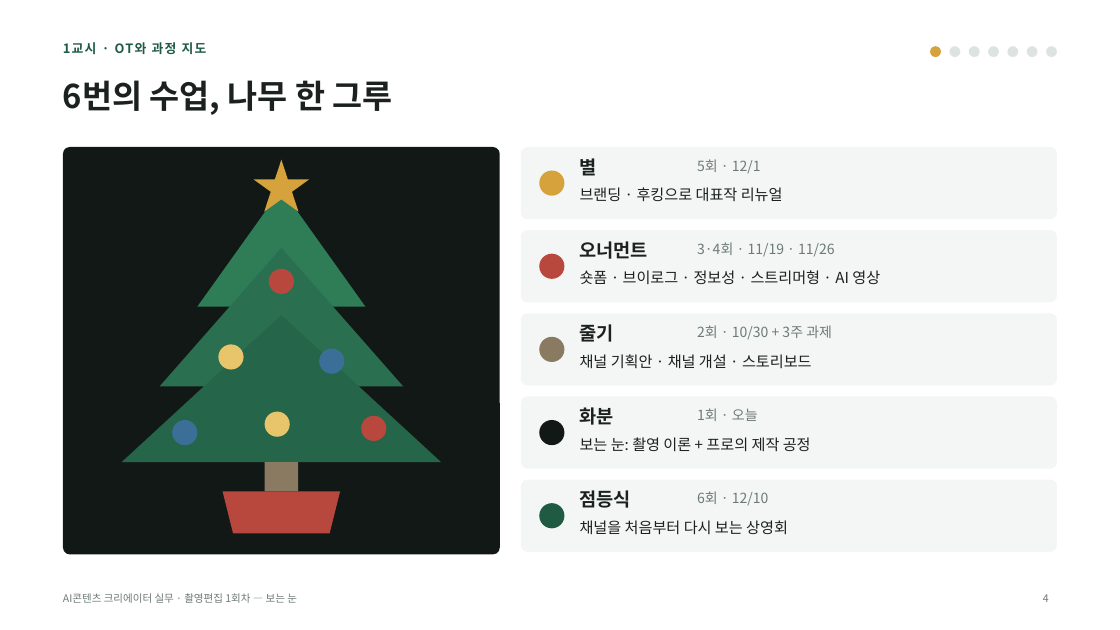
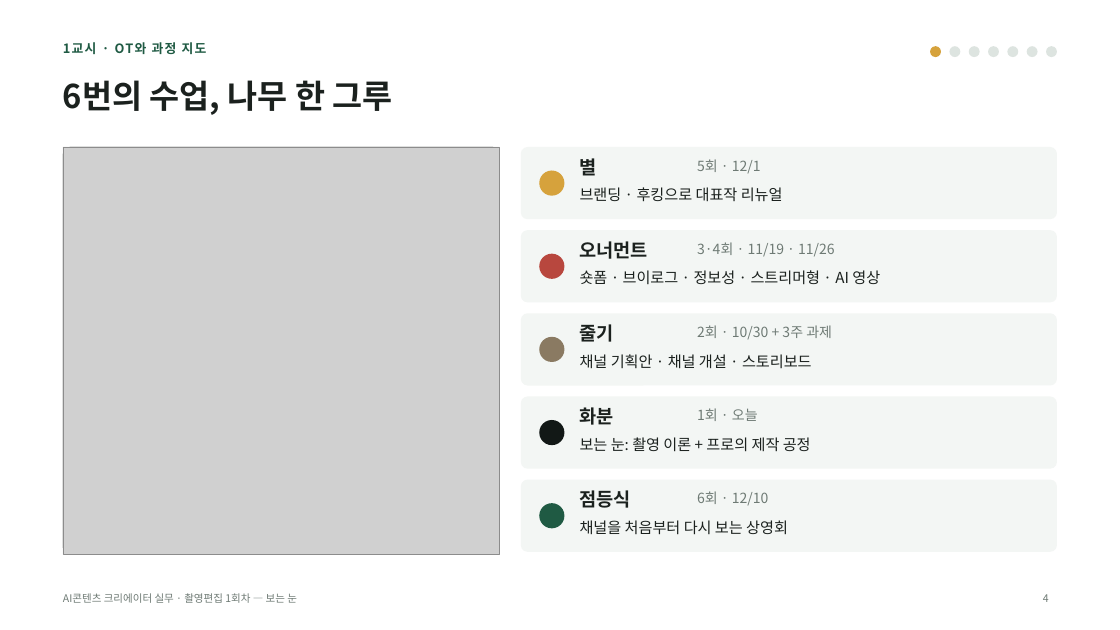
Before and after one commit to yujida/MARUBIT, a slide deck: slide 4 of lectures/01/1회차_보는눈_슬라이드.pptx. Drawn at 1120x630 pixels with LibreOffice and Linux fonts; fonts in the diff are those of the drawing; grey boxes stand for pictures. Boxes give left, top, right and bottom in pixels: in the first picture for what was removed or moved away, otherwise in the second. Text is boxed around its words. In the diff, an @@ line names an element or a change of style, - is before the commit and + after.

```diff
--- a/lectures/01/1회차_보는눈_슬라이드.pptx
+++ b/lectures/01/1회차_보는눈_슬라이드.pptx
@@ picture added at [63, 147, 500, 555] @@
@@ star removed at [254, 160, 309, 212] @@
@@ triangle removed at [197, 189, 365, 307] @@
@@ triangle removed at [160, 248, 403, 386] @@
@@ ellipse removed at [269, 269, 294, 294] @@
@@ triangle removed at [122, 315, 441, 462] @@
@@ ellipse removed at [218, 344, 244, 370] @@
@@ ellipse removed at [319, 349, 344, 374] @@
@@ ellipse removed at [265, 412, 290, 437] @@
@@ ellipse removed at [361, 416, 386, 441] @@
@@ ellipse removed at [172, 420, 197, 445] @@
@@ rectangle removed at [265, 462, 298, 492] @@
@@ trapezoid removed at [223, 492, 340, 534] @@
```
Also in this commit, not shown: 5 other slides changed, 11 other files.
